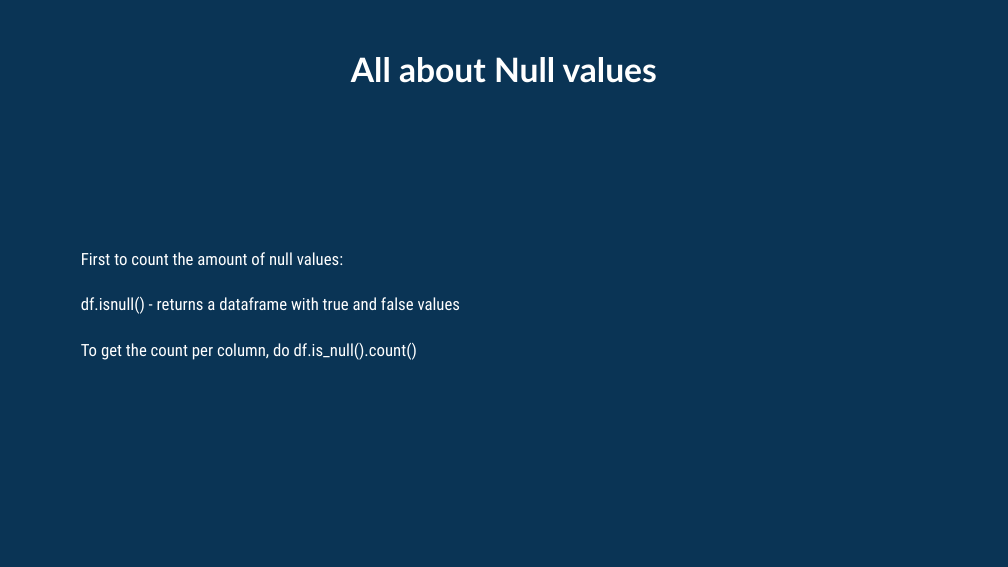
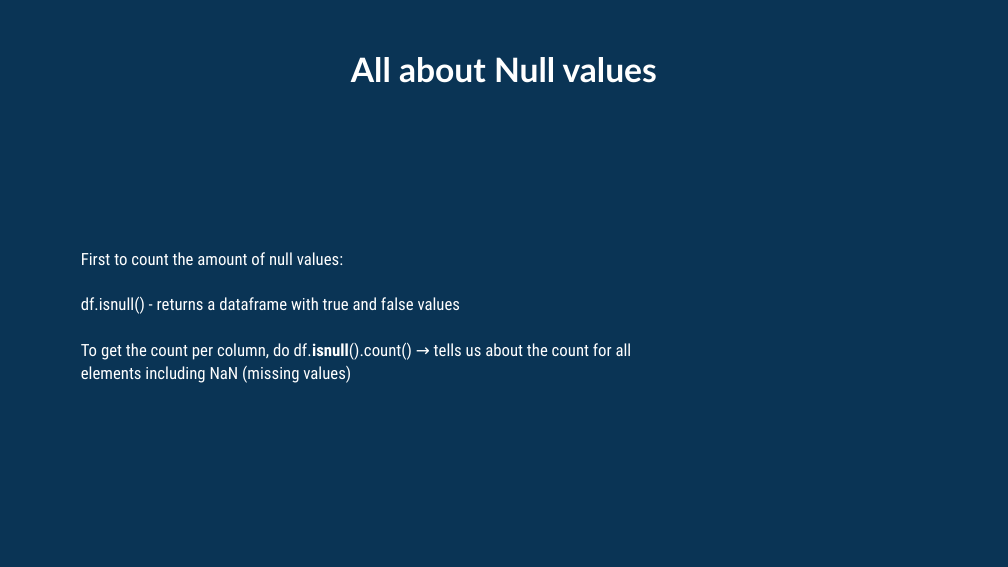
Before and after one commit to ohamed/ML-Training, a slide deck: slide 15 of pptx/03 Pandas.pptx. Drawn at 1008x567 pixels with LibreOffice and Linux fonts; fonts in the diff are those of the drawing; background and template pictures are left out. Boxes give left, top, right and bottom in pixels: in the first picture for what was removed or moved away, otherwise in the second. Text is boxed around its words. In the diff, an @@ line names an element or a change of style, - is before the commit and + after.

```diff
--- a/pptx/03 Pandas.pptx
+++ b/pptx/03 Pandas.pptx
@@ text at (81,343,632,383): text changed @@
-To get the count per column, do df.is_null().count()
+To get the count per column, do df.isnull().count() → tells us about the count for all elements including NaN (missing values)
```
Also in this commit, not shown: 3 slides added.
